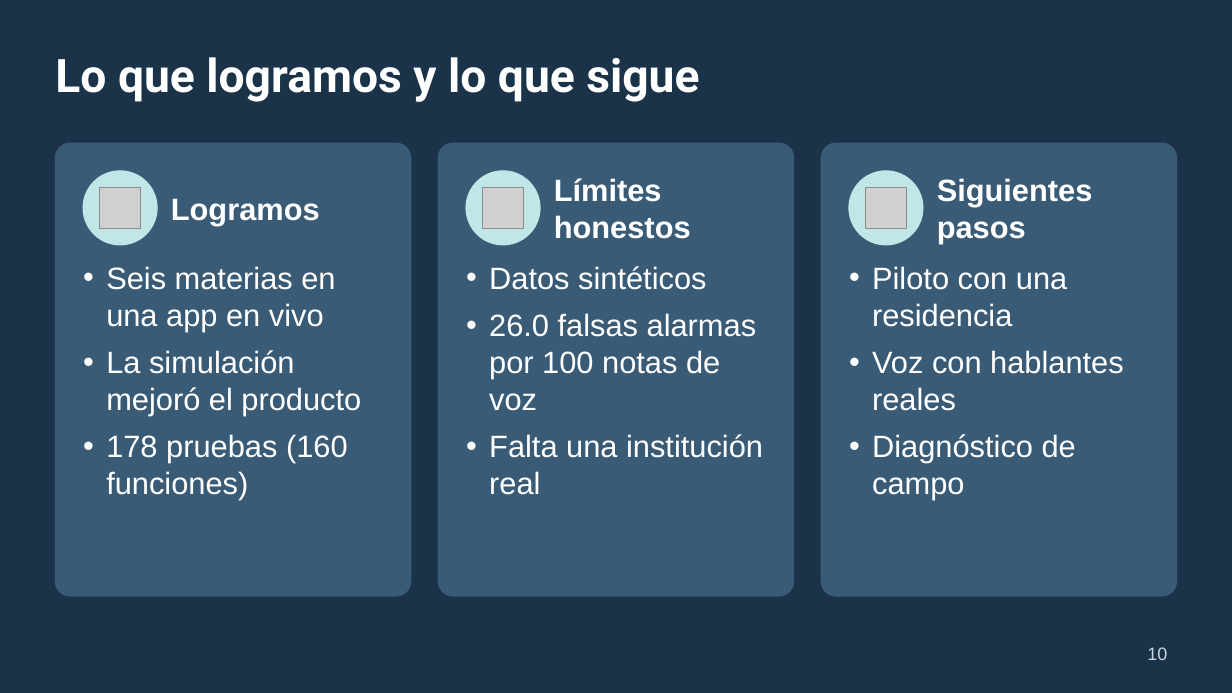
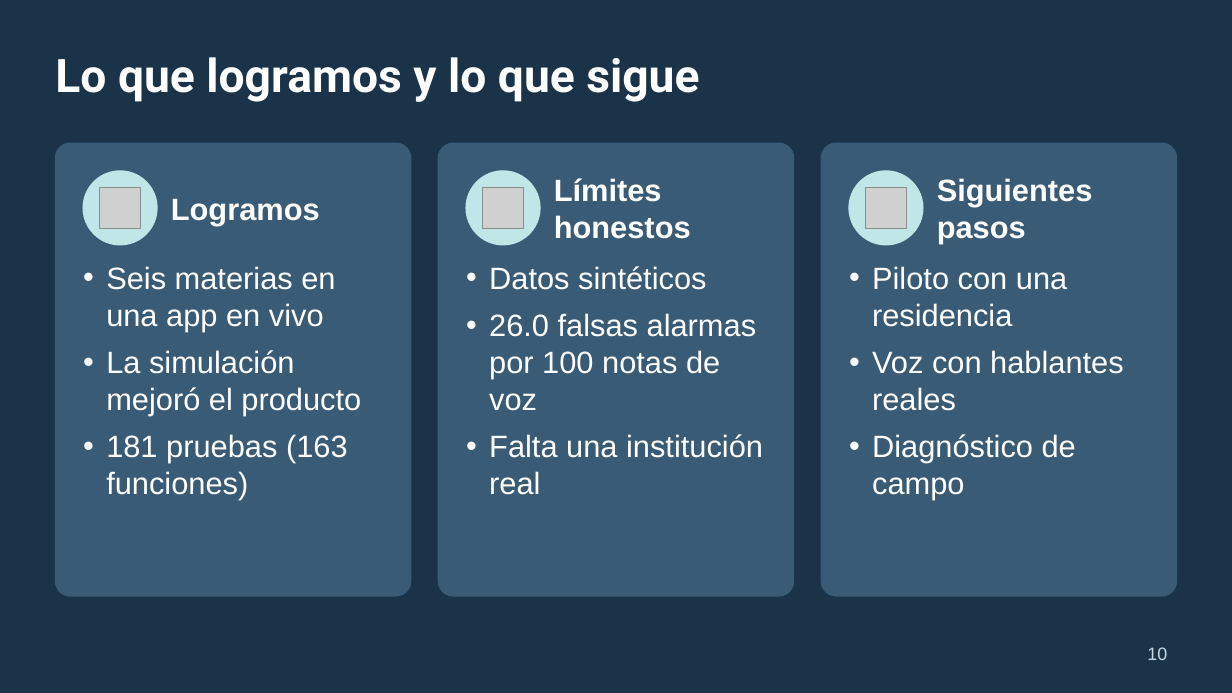
Before and after one commit to daviddzd/vela, a slide deck: slide 10 of docs/presentacion/enlaza_coloquio.pptx. Drawn at 1232x693 pixels with LibreOffice and Linux fonts; fonts in the diff are those of the drawing; grey boxes stand for pictures. Boxes give left, top, right and bottom in pixels: in the first picture for what was removed or moved away, otherwise in the second. Text is boxed around its words. In the diff, an @@ line names an element or a change of style, - is before the commit and + after.

```diff
--- a/docs/presentacion/enlaza_coloquio.pptx
+++ b/docs/presentacion/enlaza_coloquio.pptx
@@ text at bbox=[106, 434, 348, 500]: text changed @@
-• 178 pruebas (160 funciones)
+• 181 pruebas (163 funciones)
```
Also in this commit, not shown: 1 other slide changed, 4 other files.
